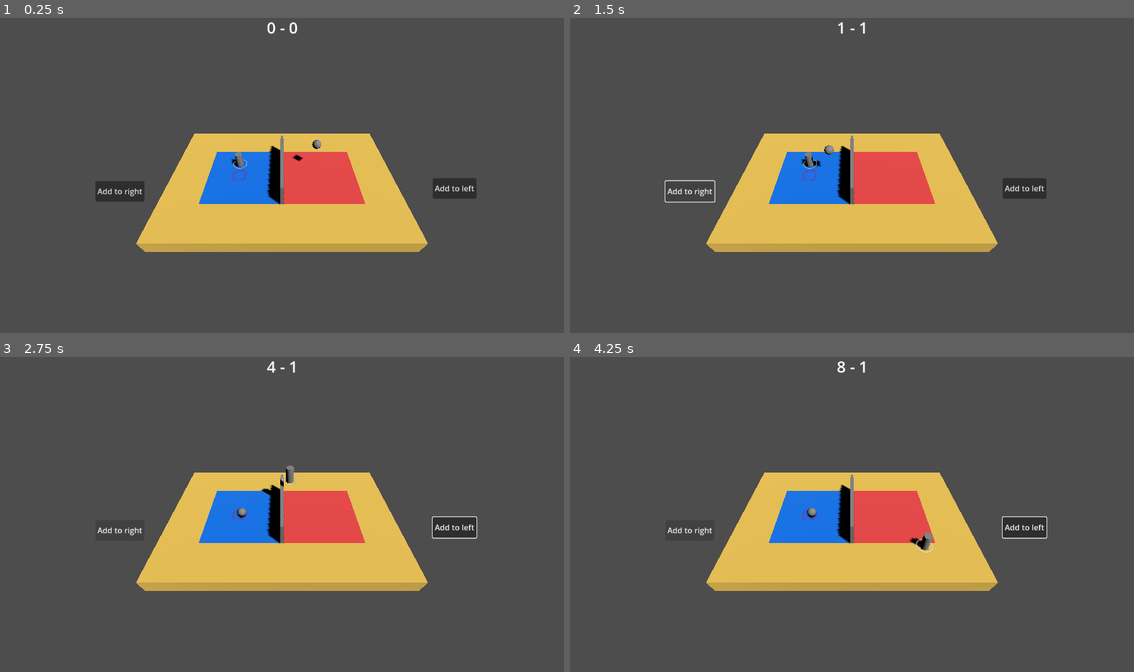
Above: before the commit, frames 1-4 (two rows, left to right).
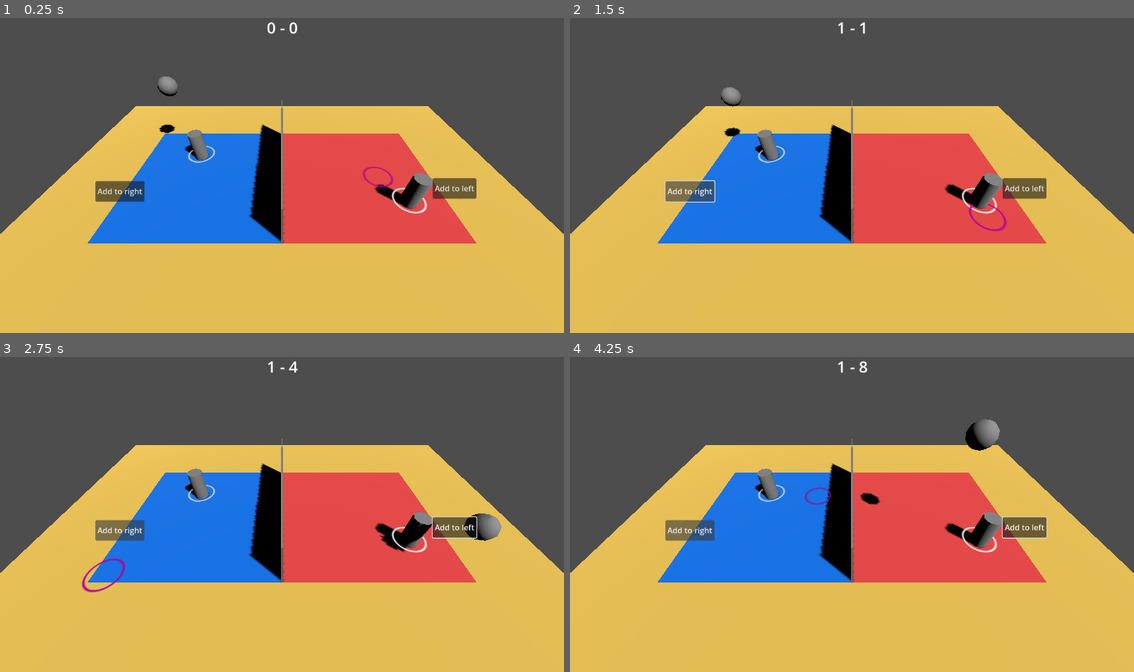
Above: after the commit, the same moments.

Repository: eriq12/volleyball-game
Game: Godot game, scene res://game_master.tscn
Same seed, same stepped clock (60 frames per second), same inputs: the game is played once before the commit and once after it.
Inputs:
- Up to frame 1 (0.25 s): no input
- Up to frame 2 (1.5 s): click "Add to left" at 0.5 s; click "Add to right" at 1.25 s
- Up to frame 3 (2.75 s): tap Enter (ui_accept) at 2, 2.1, 2.27, 2.57 s; hold Right (ui_right) from 2.03 s (still down)
- Up to frame 4 (4.25 s): release Right (ui_right) at 2.78 s; hold Down (ui_down) 2.78-3.53 s; tap Enter (ui_accept) at 2.85, 3.02, 3.32, 3.6 s; hold Right (ui_right) from 3.53 s (still down)

The runs differ from the first frame. In frame 1, 59% of the frame differs, in the area x 0-100%, y 18-100%; in frame 2, 58%; in frame 3, 58%; in frame 4, 59%, in the area x 0-100%, y 1-100%.

Commit message:
Added a second player and setup points based on where a ball lands

Diff:
--- a/game_master.gd
+++ b/game_master.gd
@@ -1,4 +1,6 @@
 extends Node
+
+class_name GameMaster
 
 @onready var ui = $UserInterface
 
@@ -18,38 +20,54 @@
 @export_category("Ball rules")
 @export var max_hits_per_side : int = 3
 var hits_left_on_side : int = 0
-var on_blue_side : bool = false
-@export var ball_spawn_point : Vector3
-@export var max_travel_speed : float
+var side : team = team.BLUE
+@export var blue_ball_spawn_point : Vector3
+@export var red_ball_spawn_point : Vector3
 @onready var landing_indicator : Node3D = $LandingIndicator
 @export var hit_set_air_time : float = 2.0
 
+enum team {BLUE, RED, INDEFINITE = -1}
 
 func _ready() -> void:
 	volleyball = volleyball_scene.instantiate()
 	add_child(volleyball)
-	volleyball.position = ball_spawn_point
 	randomize()
+	restart_volley()
+
+func restart_volley(serving_side: team = team.BLUE) -> void:
+	if serving_side == team.RED:
+		volleyball.position = red_ball_spawn_point
+	else:
+		volleyball.position = blue_ball_spawn_point
+	side = serving_side
+	hits_left_on_side = 0
 	hit_set_ball()
 
-func add_point(blue_team:bool):
-	if blue_team:
+func add_point(scoring_team:team):
+	if scoring_team == team.INDEFINITE:
+		scoring_team = side
+
+	if scoring_team == team.BLUE:
 		_blue_team_points += 1
 	else:
 		_red_team_points += 1
 	ui.on_update_scores(_blue_team_points, _red_team_points)
+	restart_volley(scoring_team)
 
 func hit_set_ball():
 	# handle amount of hits left allowed
 	if hits_left_on_side <= 1:
 		hits_left_on_side = max_hits_per_side
-		on_blue_side = not on_blue_side
+		side = team.RED if side == team.BLUE else team.BLUE
 	else:
 		hits_left_on_side -= 1
 
 	# choose next location
-	var far_out = -court_length if on_blue_side else court_length
-	var min_out = -min_distance_from_net if on_blue_side else min_distance_from_net
+	var far_out = court_length
+	var min_out = min_distance_from_net
+	if side == team.BLUE:
+		far_out *= -1
+		min_out *= -1
 	var z = randf_range(-court_width, court_width)
 	var x = randf_range(min(far_out, min_out), max(min_out, far_out))
 	landing_indicator.position = Vector3(x, 0, z)
@@ -57,9 +75,9 @@
 	# get ball velocity
 	var vz = (z - volleyball.position.z) / hit_set_air_time
 	var vx = (x - volleyball.position.x) / hit_set_air_time
-	var vy = get_hit_set_vert_speed(volleyball.position.y)
+	var vy = get_hit_set_vert_speed(volleyball.position.y, hit_set_air_time)
 
 	volleyball.velocity = Vector3(vx, vy, vz)
 
-func get_hit_set_vert_speed(start_height:float) -> float:
-	return ( ProjectSettings.get_setting("physics/3d/default_gravity") / 2 * pow(hit_set_air_time, 2) - start_height) / hit_set_air_time
+func get_hit_set_vert_speed(start_height:float, flight_time:float) -> float:
+	return ( ProjectSettings.get_setting("physics/3d/default_gravity") / 2 * pow(flight_time, 2) - start_height) / flight_time
--- a/game_master.tscn
+++ b/game_master.tscn
@@ -10,12 +10,15 @@
 [node name="GameMaster" type="Node"]
 script = ExtResource("1_qn78f")
 volleyball_scene = ExtResource("2_w1b5w")
-ball_spawn_point = Vector3(3, 1, -1)
+min_distance_from_net = 1.25
+blue_ball_spawn_point = Vector3(-5, 1, -2)
+red_ball_spawn_point = Vector3(5, 1, 2)
+hit_set_air_time = 1.5
 
 [node name="UserInterface" parent="." instance=ExtResource("1_freef")]
 
 [node name="Camera3D" type="Camera3D" parent="."]
-transform = Transform3D(1, 0, 0, 0, 0.707107, 0.707107, 0, -0.707107, 0.707107, 0, 10, 10)
+transform = Transform3D(1, 0, 0, 0, 0.707107, 0.707107, 0, -0.707107, 0.707107, 0, 5, 5)
 
 [node name="VolleyballCourt" parent="." instance=ExtResource("4_726u5")]
 
@@ -30,9 +33,18 @@
 
 [node name="Sprite3D" type="Sprite3D" parent="LandingIndicator"]
 transform = Transform3D(0.5, 0, 0, 0, 0.5, 0, 0, 0, 0.5, 0, 0.05, 0)
-modulate = Color(0.933236, 0.146319, 0.687217, 1)
+modulate = Color(0.70677, 0.000138905, 0.622373, 1)
 axis = 1
 texture = ExtResource("6_1qqs6")
+
+[node name="Player2" parent="." instance=ExtResource("5_4oevl")]
+transform = Transform3D(1, 0, 0, 0, 1, 0, 0, 0, 1, 3.7937, 0, 1.17064)
+hit_action = "P2_hit_ball"
+jump_action = "P2_jump"
+move_left_action = "P2_move_left"
+move_right_action = "P2_move_right"
+move_up_action = "P2_move_up"
+move_down_action = "P2_move_down"
 
 [connection signal="pressed" from="UserInterface/Button" to="." method="add_point" binds= [true]]
 [connection signal="pressed" from="UserInterface/Button2" to="." method="add_point" binds= [false]]
--- a/player.gd
+++ b/player.gd
@@ -3,20 +3,36 @@
 
 const SPEED = 5.0
 const JUMP_VELOCITY = 4.5
+var ball_in_range : bool = false
 
+@export_category("Player Controls")
+@export var hit_action : String = "P1_hit_ball"
+@export var jump_action : String = "P1_jump"
+@export var move_left_action : String = "P1_move_left"
+@export var move_right_action : String = "P1_move_right"
+@export var move_up_action : String = "P1_move_up"
+@export var move_down_action : String = "P1_move_down"
+
+func _process(_delta: float) -> void:
+	if ball_in_range and Input.is_action_just_pressed(hit_action):
+		var gm = get_tree().root.get_child(0)
+		gm.hit_set_ball()
 
 func _physics_process(delta: float) -> void:
+
 	# Add the gravity.
 	if not is_on_floor():
 		velocity += get_gravity() * delta
 
 	# Handle jump.
-	if Input.is_action_just_pressed("ui_accept") and is_on_floor():
+	if Input.is_action_just_pressed(jump_action) and is_on_floor():
 		velocity.y = JUMP_VELOCITY
 
 	# Get the input direction and handle the movement/deceleration.
 	# As good practice, you should replace UI actions with custom gameplay actions.
-	var input_dir := Input.get_vector("ui_left", "ui_right", "ui_up", "ui_down")
+	var input_dir := Vector2(velocity.x, velocity.z)
+	if is_on_floor():
+		input_dir = Input.get_vector(move_left_action, move_right_action, move_up_action, move_down_action)
 	var direction := (transform.basis * Vector3(input_dir.x, 0, input_dir.y)).normalized()
 	if direction:
 		velocity.x = direction.x * SPEED
@@ -29,6 +45,7 @@
 
 
 func _on_area_3d_area_entered(area: Area3D) -> void:
-	# get gamemaster
-	var gm = get_tree().root.get_child(0)
-	gm.hit_set_ball()
+	ball_in_range = true
+
+func _on_area_3d_area_exited(area: Area3D) -> void:
+	ball_in_range = false
--- a/player.tscn
+++ b/player.tscn
@@ -12,7 +12,7 @@
 
 [node name="Player" type="CharacterBody3D"]
 collision_layer = 2
-collision_mask = 3
+collision_mask = 11
 script = ExtResource("1_0lebj")
 
 [node name="Highlight" type="Sprite3D" parent="."]
@@ -36,3 +36,4 @@
 shape = SubResource("CylinderShape3D_ql72p")
 
 [connection signal="area_entered" from="Area3D" to="." method="_on_area_3d_area_entered"]
+[connection signal="area_exited" from="Area3D" to="." method="_on_area_3d_area_exited"]
--- a/project.godot
+++ b/project.godot
@@ -15,12 +15,80 @@
 config/features=PackedStringArray("4.3", "Forward Plus")
 config/icon="res://icon.svg"
 
+[input]
+
+P1_move_left={
+"deadzone": 0.5,
+"events": [Object(InputEventJoypadMotion,"resource_local_to_scene":false,"resource_name":"","device":0,"axis":0,"axis_value":-1.0,"script":null)
+, Object(InputEventJoypadButton,"resource_local_to_scene":false,"resource_name":"","device":0,"button_index":13,"pressure":0.0,"pressed":false,"script":null)
+]
+}
+P1_move_right={
+"deadzone": 0.5,
+"events": [Object(InputEventJoypadMotion,"resource_local_to_scene":false,"resource_name":"","device":0,"axis":0,"axis_value":1.0,"script":null)
+, Object(InputEventJoypadButton,"resource_local_to_scene":false,"resource_name":"","device":0,"button_index":14,"pressure":0.0,"pressed":false,"script":null)
+]
+}
+P1_move_up={
+"deadzone": 0.5,
+"events": [Object(InputEventJoypadMotion,"resource_local_to_scene":false,"resource_name":"","device":0,"axis":1,"axis_value":-1.0,"script":null)
+, Object(InputEventJoypadButton,"resource_local_to_scene":false,"resource_name":"","device":0,"button_index":12,"pressure":0.0,"pressed":false,"script":null)
+]
+}
+P1_move_down={
+"deadzone": 0.5,
+"events": [Object(InputEventJoypadMotion,"resource_local_to_scene":false,"resource_name":"","device":0,"axis":1,"axis_value":1.0,"script":null)
+, Object(InputEventJoypadButton,"resource_local_to_scene":false,"resource_name":"","device":0,"button_index":12,"pressure":0.0,"pressed":false,"script":null)
+]
+}
+P1_jump={
+"deadzone": 0.5,
+"events": [Object(InputEventJoypadButton,"resource_local_to_scene":false,"resource_name":"","device":0,"button_index":0,"pressure":0.0,"pressed":false,"script":null)
+]
+}
+P1_hit_ball={
+"deadzone": 0.5,
+"events": [Object(InputEventJoypadButton,"resource_local_to_scene":false,"resource_name":"","device":0,"button_index":2,"pressure":0.0,"pressed":false,"script":null)
+]
+}
+P2_move_left={
+"deadzone": 0.5,
+"events": [Object(InputEventJoypadMotion,"resource_local_to_scene":false,"resource_name":"","device":2,"axis":0,"axis_value":-1.0,"script":null)
+, Object(InputEventJoypadButton,"resource_local_to_scene":false,"resource_name":"","device":2,"button_index":13,"pressure":0.0,"pressed":false,"script":null)
+]
+}
+P2_move_right={
+"deadzone": 0.5,
+"events": [Object(InputEventJoypadMotion,"resource_local_to_scene":false,"resource_name":"","device":2,"axis":0,"axis_value":1.0,"script":null)
+, Object(InputEventJoypadButton,"resource_local_to_scene":false,"resource_name":"","device":2,"button_index":14,"pressure":0.0,"pressed":false,"script":null)
+]
+}
+P2_move_up={
+"deadzone": 0.5,
+"events": [Object(InputEventJoypadMotion,"resource_local_to_scene":false,"resource_name":"","device":2,"axis":1,"axis_value":-1.0,"script":null)
+, Object(InputEventJoypadButton,"resource_local_to_scene":false,"resource_name":"","device":2,"button_index":11,"pressure":0.0,"pressed":false,"script":null)
+]
+}
+P2_move_down={
+"deadzone": 0.5,
+"events": [Object(InputEventJoypadMotion,"resource_local_to_scene":false,"resource_name":"","device":2,"axis":1,"axis_value":1.0,"script":null)
+, Object(InputEventJoypadButton,"resource_local_to_scene":false,"resource_name":"","device":2,"button_index":12,"pressure":0.0,"pressed":false,"script":null)
+]
+}
+P2_jump={
+"deadzone": 0.5,
+"events": [Object(InputEventJoypadButton,"resource_local_to_scene":false,"resource_name":"","device":2,"button_index":0,"pressure":0.0,"pressed":false,"script":null)
+]
+}
+P2_hit_ball={
+"deadzone": 0.5,
+"events": [Object(InputEventJoypadButton,"resource_local_to_scene":false,"resource_name":"","device":2,"button_index":2,"pressure":0.0,"pressed":false,"script":null)
+]
+}
+
 [layer_names]
 
 3d_physics/layer_1="Floor"
 3d_physics/layer_2="Player"
 3d_physics/layer_3="Ball"
-
-[physics]
-
-3d/default_gravity=4.9
+3d_physics/layer_4="Bounds"
--- /dev/null
+++ b/team_ground.gd
@@ -0,0 +1,5 @@
+extends StaticBody3D
+
+class_name TeamGround
+
+@export var team_point : GameMaster.team
--- a/volleyball.gd
+++ b/volleyball.gd
@@ -3,19 +3,19 @@
 class_name Volleyball
 
 var velocity : Vector3 = Vector3(0,0,0)
-var on_ground : bool = false
-var blue_team_touch : bool = true
+var touch_ground : bool = false
+var team_point : GameMaster.team = GameMaster.team.INDEFINITE
 
 func _physics_process(delta: float) -> void:
-	if not on_ground:
-		velocity = delta * ProjectSettings.get_setting("physics/3d/default_gravity") * ProjectSettings.get_setting("physics/3d/default_gravity_vector") + velocity
+	velocity = delta * ProjectSettings.get_setting("physics/3d/default_gravity") * ProjectSettings.get_setting("physics/3d/default_gravity_vector") + velocity
 	position += delta * velocity
+	if touch_ground:
+		get_tree().root.get_child(0).add_point(team_point)
+		touch_ground = false
+		team_point = GameMaster.team.INDEFINITE
 
 func _on_body_entered(body: Node3D) -> void:
 	if body.is_class("StaticBody3D"):
-		on_ground = true
-		velocity = Vector3.ZERO
-
-func _on_body_exited(body: Node3D) -> void:
-	if body.is_class("StaticBody3D"):
-		on_ground = false
+		touch_ground = true
+		if body.team_point != GameMaster.team.INDEFINITE:
+			team_point = body.team_point
--- a/volleyball_court.tscn
+++ b/volleyball_court.tscn
@@ -1,4 +1,6 @@
-[gd_scene load_steps=8 format=3 uid="uid://c5i7dyq46336k"]
+[gd_scene load_steps=10 format=3 uid="uid://c5i7dyq46336k"]
+
+[ext_resource type="Script" path="res://team_ground.gd" id="1_mrun6"]
 
 [sub_resource type="BoxShape3D" id="BoxShape3D_gdyss"]
 size = Vector3(5, 1, 5)
@@ -18,33 +20,42 @@
 [sub_resource type="StandardMaterial3D" id="StandardMaterial3D_poh1b"]
 albedo_color = Color(1, 0.827451, 0.356863, 1)
 
-[sub_resource type="BoxShape3D" id="BoxShape3D_56uvr"]
-size = Vector3(0.2, 3, 5)
+[sub_resource type="BoxShape3D" id="BoxShape3D_e2x4h"]
+size = Vector3(0.05, 10, 10)
+
+[sub_resource type="BoxShape3D" id="BoxShape3D_bdtd2"]
+size = Vector3(15, 10, 0.05)
 
 [node name="VolleyballCourt" type="Node3D"]
 
-[node name="RedTeamGround" type="StaticBody3D" parent="."]
+[node name="BlueTeamGround2" type="StaticBody3D" parent="."]
 collision_mask = 5
+script = ExtResource("1_mrun6")
+team_point = 1
 
-[node name="CollisionShape3D" type="CollisionShape3D" parent="RedTeamGround"]
+[node name="CollisionShape3D" type="CollisionShape3D" parent="BlueTeamGround2"]
 transform = Transform3D(1, 0, 0, 0, 1, 0, 0, 0, 1, -2.5, -0.5, 0)
 shape = SubResource("BoxShape3D_gdyss")
 
-[node name="CSGBox3D" type="CSGBox3D" parent="RedTeamGround/CollisionShape3D"]
+[node name="CSGBox3D" type="CSGBox3D" parent="BlueTeamGround2/CollisionShape3D"]
 material_override = SubResource("StandardMaterial3D_hlip3")
 size = Vector3(5, 1, 5)
 
-[node name="BlueTeamGround" type="StaticBody3D" parent="."]
+[node name="RedTeamGround" type="StaticBody3D" parent="."]
+script = ExtResource("1_mrun6")
 
-[node name="CollisionShape3D" type="CollisionShape3D" parent="BlueTeamGround"]
+[node name="CollisionShape3D" type="CollisionShape3D" parent="RedTeamGround"]
 transform = Transform3D(1, 0, 0, 0, 1, 0, 0, 0, 1, 2.5, -0.5, 0)
 shape = SubResource("BoxShape3D_6hhs5")
 
-[node name="CSGBox3D" type="CSGBox3D" parent="BlueTeamGround/CollisionShape3D"]
+[node name="CSGBox3D" type="CSGBox3D" parent="RedTeamGround/CollisionShape3D"]
 material_override = SubResource("StandardMaterial3D_qx2vp")
 size = Vector3(5, 1, 5)
 
 [node name="OuterArea" type="StaticBody3D" parent="."]
+collision_priority = 2.0
+script = ExtResource("1_mrun6")
+team_point = -1
 
 [node name="CollisionShape3D" type="CollisionShape3D" parent="OuterArea"]
 transform = Transform3D(1, 0, 0, 0, 1, 0, 0, 0, 1, 0, -0.5, 0)
@@ -54,16 +65,34 @@
 material_override = SubResource("StandardMaterial3D_poh1b")
 size = Vector3(15, 0.99, 10)
 
-[node name="Net" type="StaticBody3D" parent="."]
-
-[node name="CollisionShape3D" type="CollisionShape3D" parent="Net"]
-shape = SubResource("BoxShape3D_56uvr")
-
-[node name="CSGBox3D" type="CSGBox3D" parent="Net/CollisionShape3D"]
-size = Vector3(0.2, 3, 5)
-
 [node name="SpawnPoints" type="Node3D" parent="."]
 
 [node name="Blue" type="Node3D" parent="SpawnPoints"]
 
 [node name="Red" type="Node3D" parent="SpawnPoints"]
+
+[node name="Net" type="CSGBox3D" parent="."]
+size = Vector3(0.05, 3, 5)
+
+[node name="Bounds" type="StaticBody3D" parent="."]
+collision_layer = 8
+collision_mask = 0
+
+[node name="WallCenter" type="CollisionShape3D" parent="Bounds"]
+shape = SubResource("BoxShape3D_e2x4h")
+
+[node name="WallWest" type="CollisionShape3D" parent="Bounds"]
+transform = Transform3D(1, 0, 0, 0, 1, 0, 0, 0, 1, -7.5, 0, 0)
+shape = SubResource("BoxShape3D_e2x4h")
+
+[node name="WallEast" type="CollisionShape3D" parent="Bounds"]
+transform = Transform3D(1, 0, 0, 0, 1, 0, 0, 0, 1, 7.5, 0, 0)
+shape = SubResource("BoxShape3D_e2x4h")
+
+[node name="WallNorth" type="CollisionShape3D" parent="Bounds"]
+transform = Transform3D(1, 0, 0, 0, 1, 0, 0, 0, 1, 0, 0, -5)
+shape = SubResource("BoxShape3D_bdtd2")
+
+[node name="WallSouth" type="CollisionShape3D" parent="Bounds"]
+transform = Transform3D(1, 0, 0, 0, 1, 0, 0, 0, 1, 0, 0, 5)
+shape = SubResource("BoxShape3D_bdtd2")
